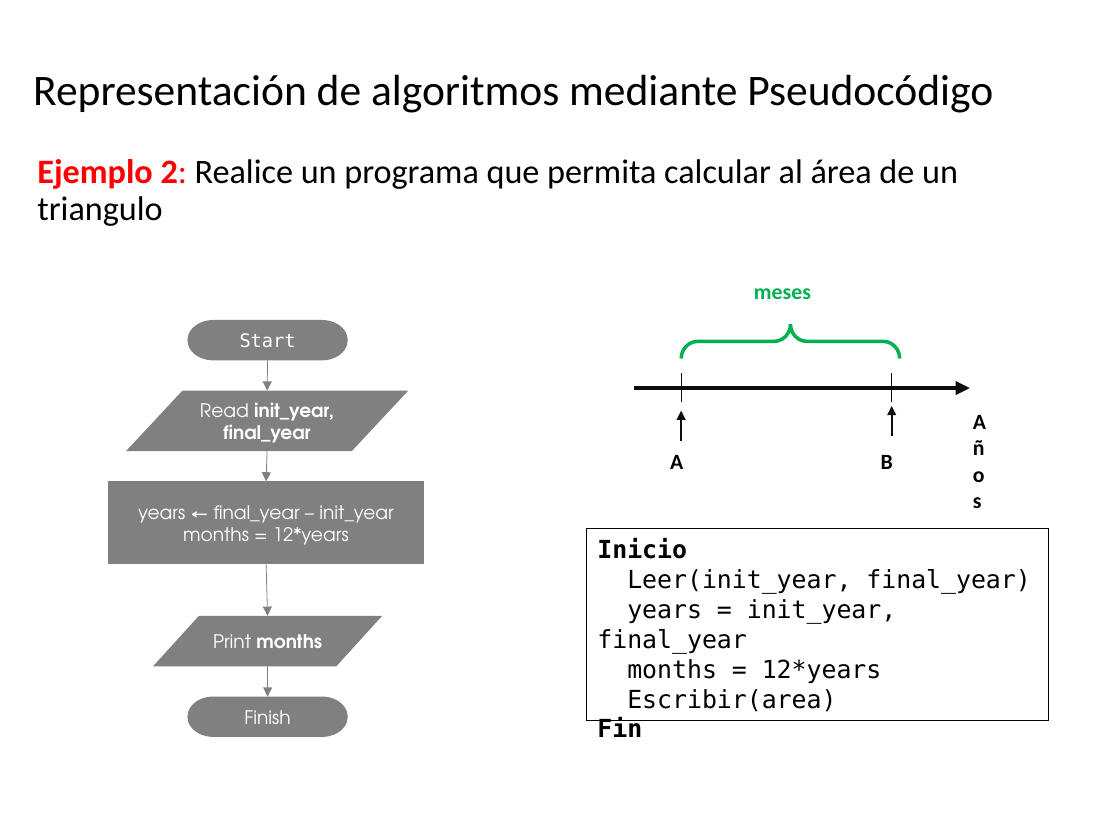
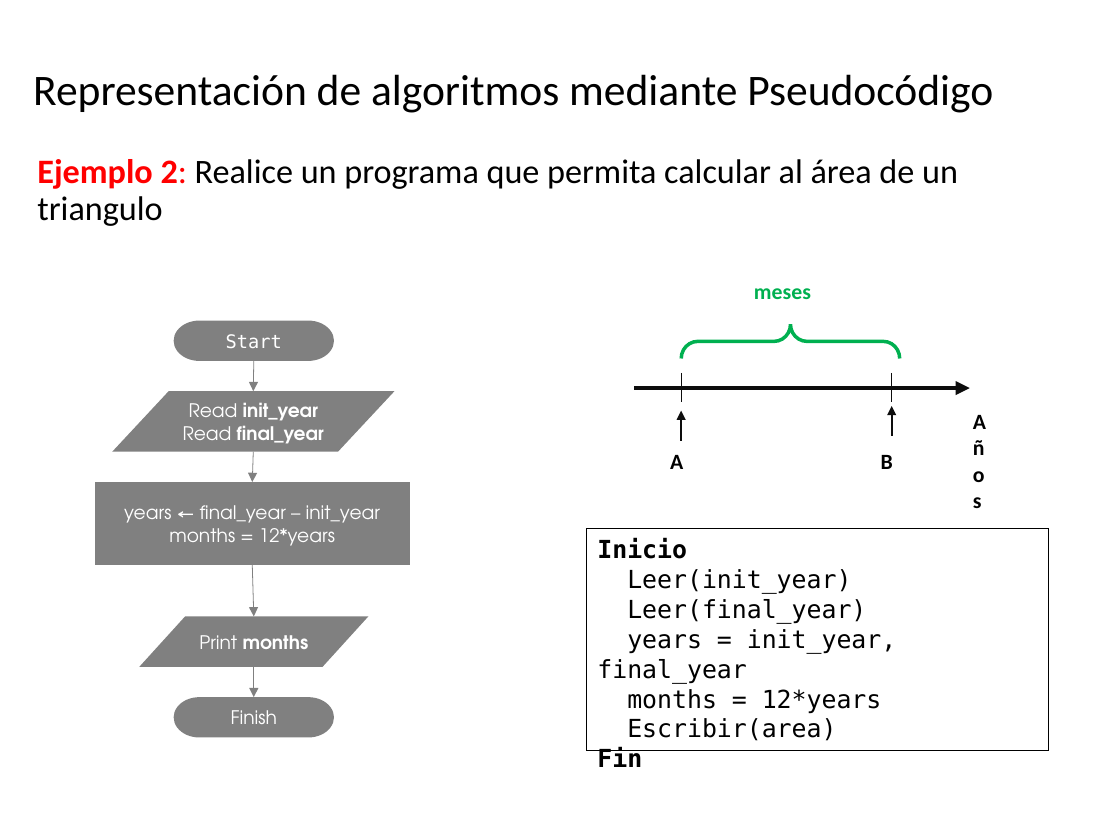
Before and after one commit to algoritmos-UdeA/logica1-20262, a slide deck: slide 40 of clases/2/clase-02.pptx. Drawn at 1120x840 pixels with LibreOffice and Linux fonts; fonts in the diff are those of the drawing. Boxes give left, top, right and bottom in pixels: in the first picture for what was removed or moved away, otherwise in the second. Text is boxed around its words. In the diff, an @@ line names an element or a change of style, - is before the commit and + after.

```diff
--- a/clases/2/clase-02.pptx
+++ b/clases/2/clase-02.pptx
@@ text in flow chart input output at (183,403,324,444): text changed @@
-Read init_year, final_year
+Read init_year Read final_year
@@ 4 arrows, 2 pill shapes, 2 flow chart input outputs, 1 rectangle: place and size @@
-4 arrows, 2 pill shapes, 2 flow chart input outputs, 1 rectangle at (109,320,424,737)
+4 arrows, 2 pill shapes, 2 flow chart input outputs, 1 rectangle at (94,320,410,737)
@@ rectangle "Inicio": place and size @@
-rectangle "Inicio" at (587,529,1048,721)
+rectangle "Inicio" at (587,529,1048,752)
@@ text in rectangle at (627,569,866,624): text changed @@
-Leer(init_year, final_year)
+Leer(init_year)
+Leer(final_year)
```
Also in this commit, not shown: 8 other slides changed, 1 other file.
